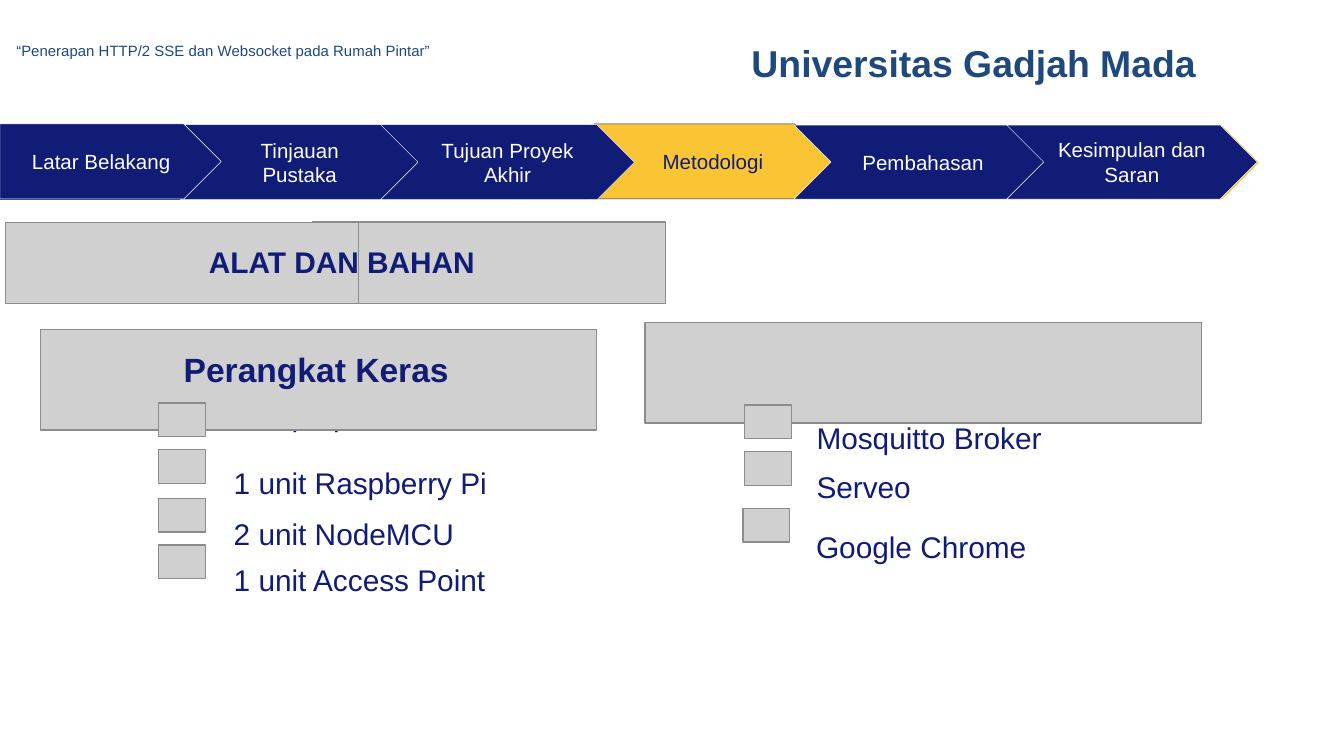
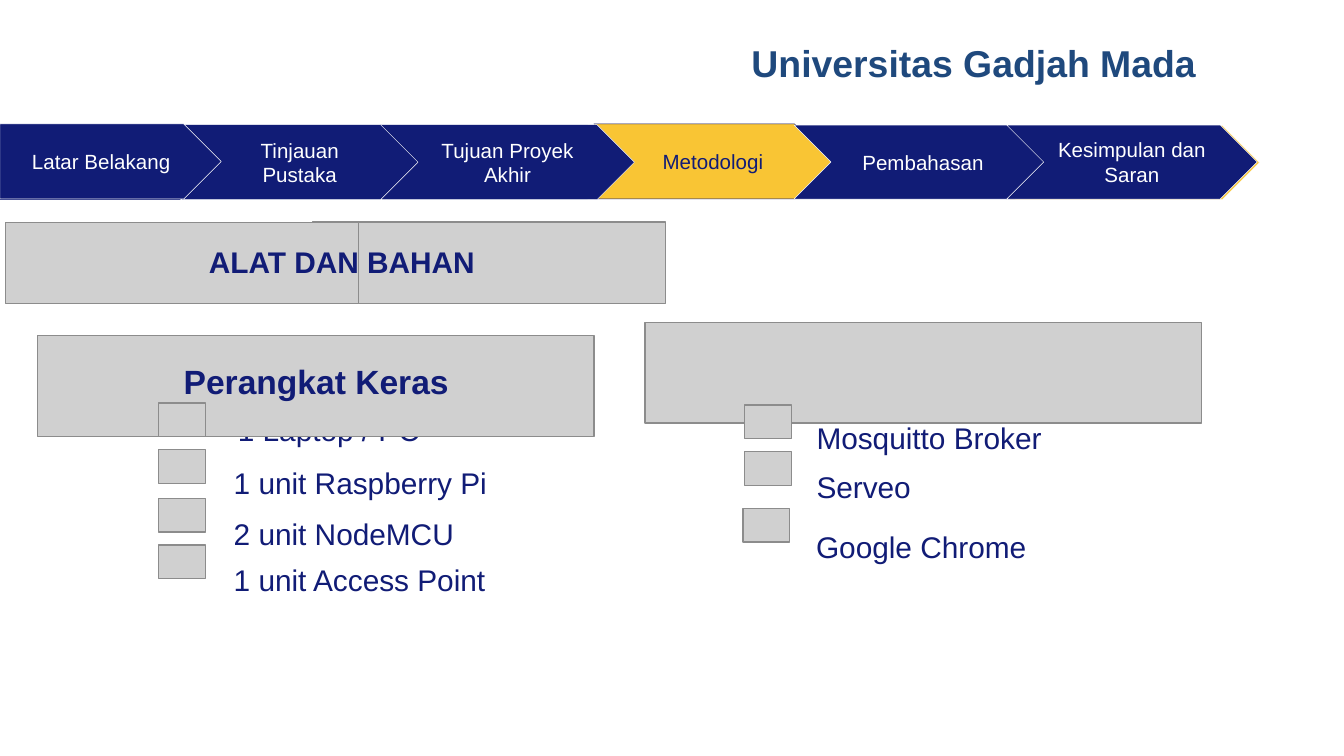
Before and after one commit to rusminto/ws_sse, a slide deck: slide 19 of berkas/ppt muham.pptx (slide 21 before the commit). Drawn at 1344x756 pixels with LibreOffice and Linux fonts; fonts in the diff are those of the drawing; grey boxes stand for pictures; background and template pictures are left out. Boxes give left, top, right and bottom in pixels: in the first picture for what was removed or moved away, otherwise in the second. Text is boxed around its words. In the diff, an @@ line names an element or a change of style, - is before the commit and + after.

```diff
--- a/berkas/ppt muham.pptx
+++ b/berkas/ppt muham.pptx
@@ text removed at [16, 45, 430, 59] @@
-“Penerapan HTTP/2 SSE dan Websocket pada Rumah Pintar”
@@ picture: place and size @@
-picture at [40, 329, 597, 430]
+picture at [38, 336, 594, 437]
@@ text "Perangkat Keras": place and size @@
-text "Perangkat Keras" at [184, 357, 448, 388]
+text "Perangkat Keras" at [184, 369, 448, 400]
@@ text at [238, 436, 419, 446]: text changed @@
-3 Laptop / PC
+1 Laptop / PC
```
Also in this commit, not shown: 23 other slides changed, 2 slides removed, 50 other files.
